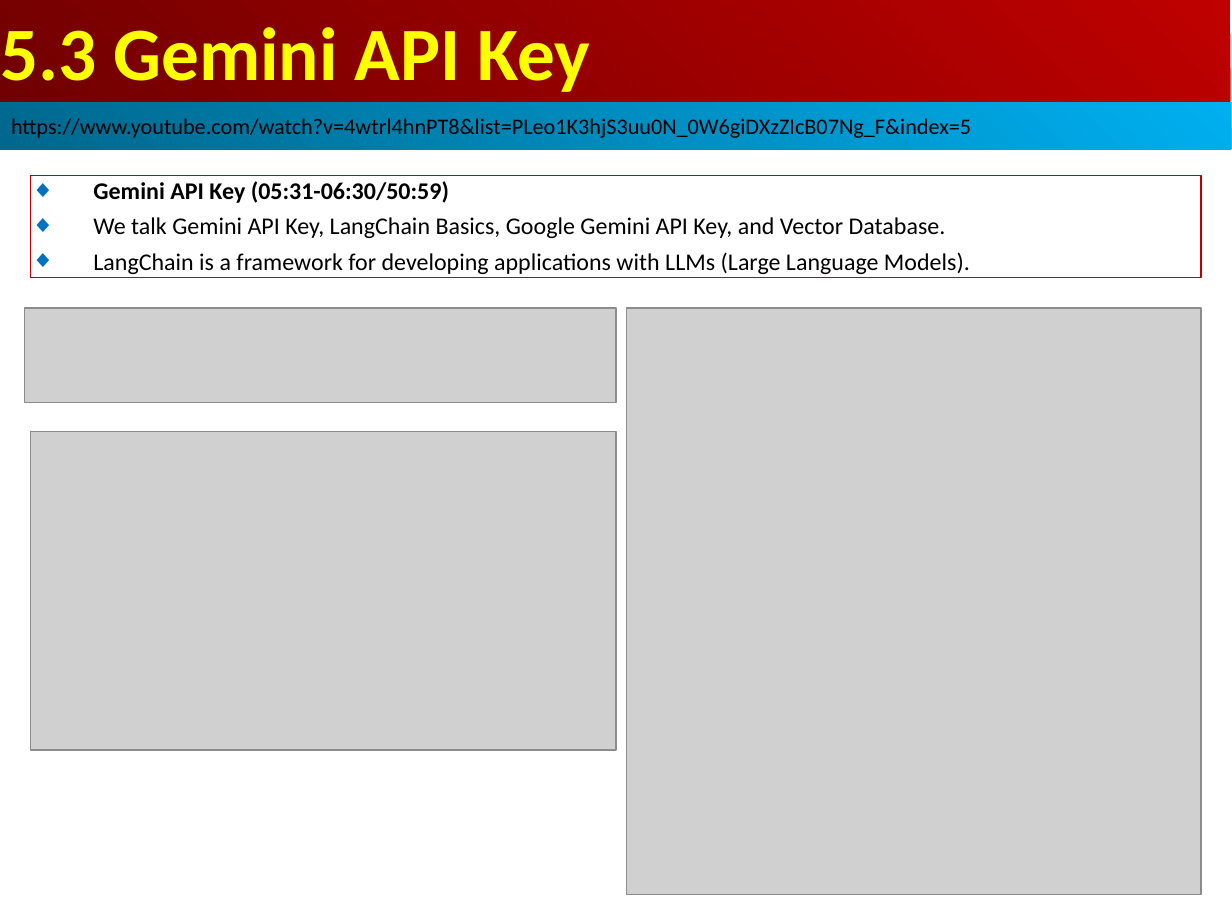
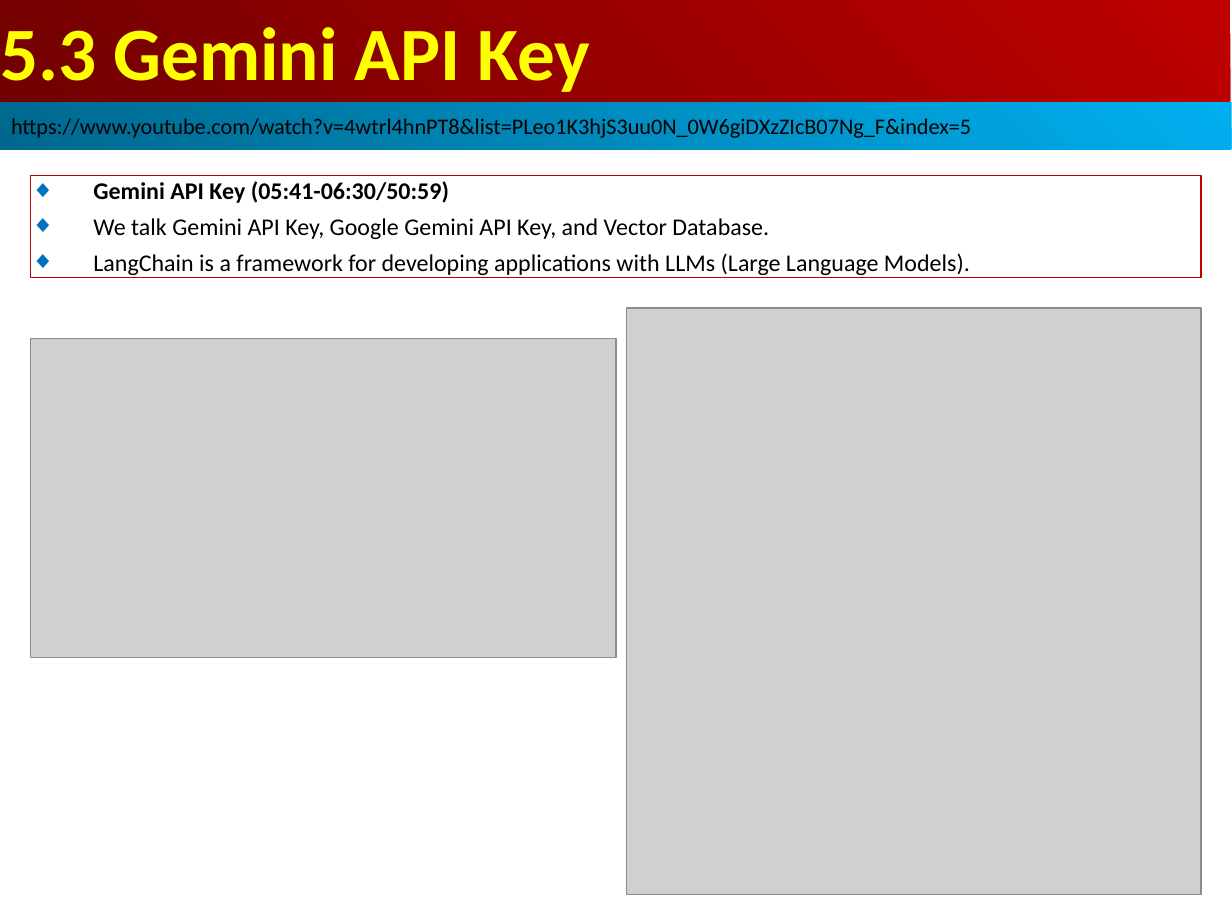
Before and after one commit to peterhchen/AIU_CS515_LLM, a slide deck: slide 26 of 810_LangChain_CB/005_RAG_SQL_App/001_Video/05.00_03_RAG_SQL.ppt (slide 21 before the commit). Drawn at 1232x924 pixels with LibreOffice and Linux fonts; fonts in the diff are those of the drawing; grey boxes stand for pictures. Boxes give left, top, right and bottom in pixels: in the first picture for what was removed or moved away, otherwise in the second. Text is boxed around its words. In the diff, an @@ line names an element or a change of style, - is before the commit and + after.

```diff
--- a/810_LangChain_CB/005_RAG_SQL_App/001_Video/05.00_03_RAG_SQL.ppt
+++ b/810_LangChain_CB/005_RAG_SQL_App/001_Video/05.00_03_RAG_SQL.ppt
@@ text in rectangle at bbox=[93, 181, 769, 239]: text changed @@
-◆ Gemini API Key (05:31-06:30/50:59)
-◆ We talk Gemini API Key, LangChain Basics, Google Gemini API Key, and Vector Database.
+◆ Gemini API Key (05:41-06:30/50:59)
+◆ We talk Gemini API Key, Google Gemini API Key, and Vector Database.
@@ picture removed at bbox=[25, 308, 616, 403] @@
@@ picture: place and size @@
-picture at bbox=[31, 431, 616, 750]
+picture at bbox=[31, 339, 616, 658]
```
Also in this commit, not shown: 9 other slides changed, 5 slides added.
